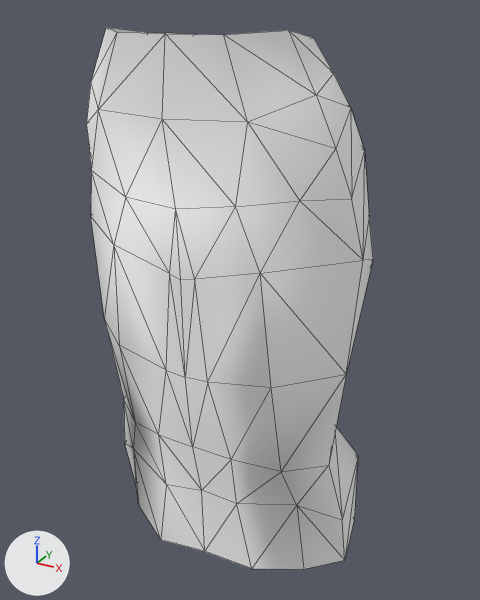
The FBX model Contents/mods/Authentic Z - Current/media/models_X/Skinned/CustomBodies/FatBody01_F/FatBod_F_01_Skirt.fbx, before and after one commit.
Both versions are drawn from a 50 mm lens placed at (0.0027, -0.00426, 0.00635), pointed at (0.00005, 0.00055, 0.00394). The lights are fixed; the arrows at lower left show +X, +Y and +Z. Mesh edges are drawn as thin lines.

The first picture shows 'Body.002'.
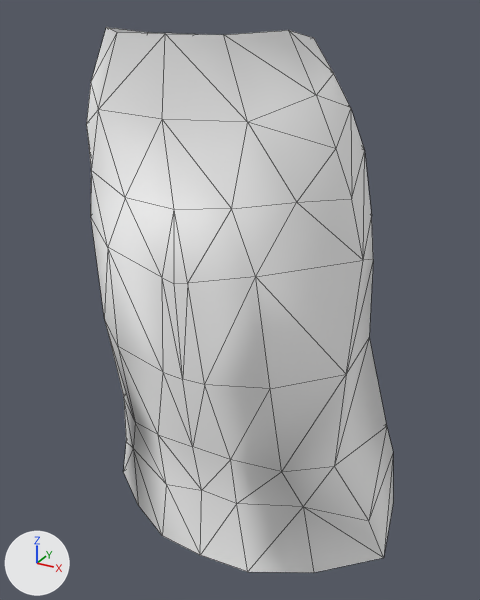
What changed in the scene script:
```text
Change me_mesh_002:
    used by ob_body_002; location = (0.0, 0.0, 0.0)
    remove me_mesh_002.from_pydata(...)  # 113 vertices, 204 faces; spans x -0.00124..0.00127, y -0.00044..0.00129, z 0.00148..0.00622
    add me_mesh_002.from_pydata(...)  # 104 vertices, 186 faces; spans x -0.00143..0.00156, y -0.00044..0.00148, z 0.00152..0.00622
    me_mesh_002 part 1
    18 vertices are removed from x -0.00118..0.00115, y 0.00066..0.00116, z 0.00153..0.00477
    53 faces are deleted
    38 vertices move from x -0.00122..0.00123, y -0.00035..0.00108, z 0.00148..0.00515 to x -0.00143..0.00156, y -0.0004..0.00148, z 0.00152..0.00515
    9 vertices are added at x -0.00137..0.00141, y 0.00085..0.00146, z 0.00152..0.0046
    35 new faces join them
```

Where the change shows, as pixel boxes [x1, y1, x2, y2] in the pictures (480 x 600 px):
'Body.002', reshaped (7% wider)
    before: [86, 27, 373, 569]
    after: [86, 27, 393, 573]
part 1 of me_mesh_002, cut back
    before: [91, 121, 373, 569]
    after: [91, 121, 393, 573]
